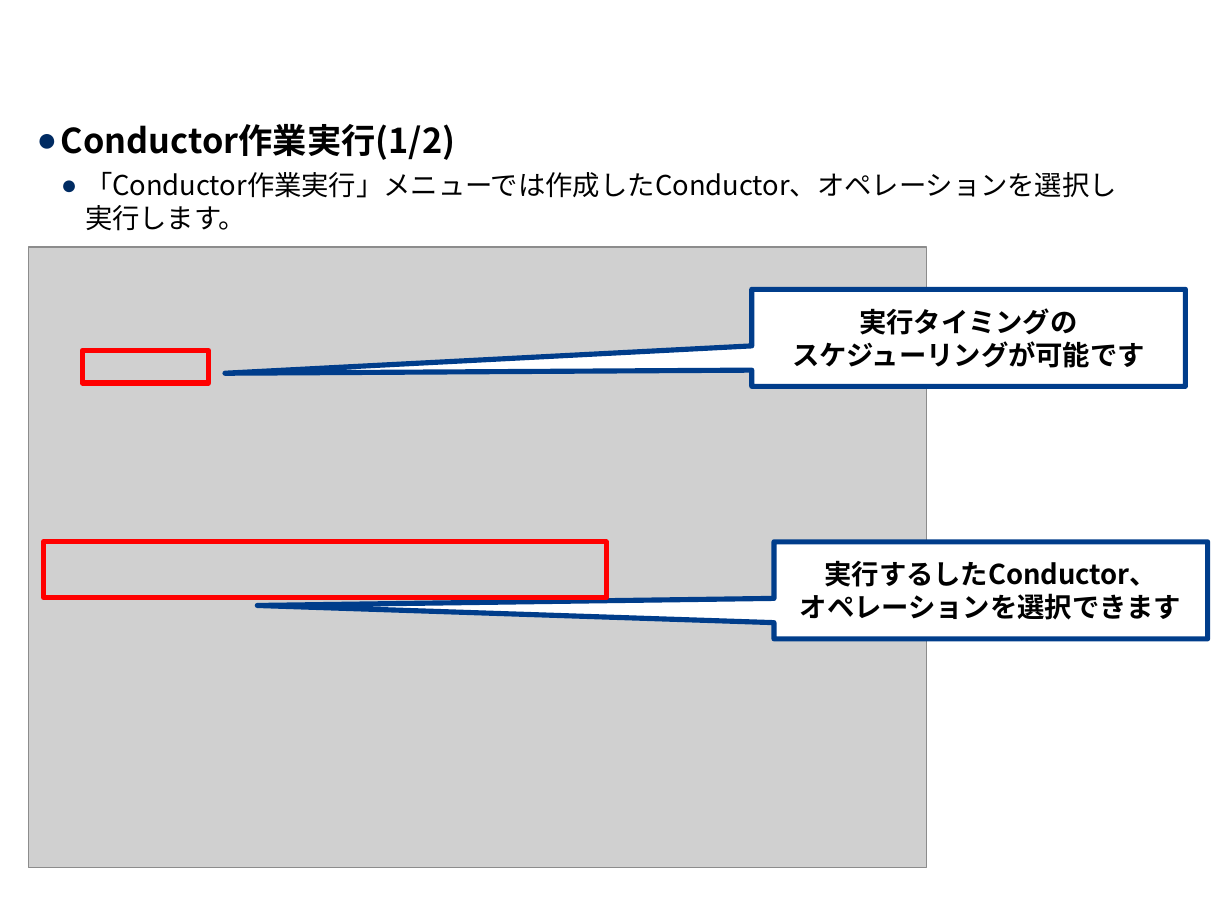
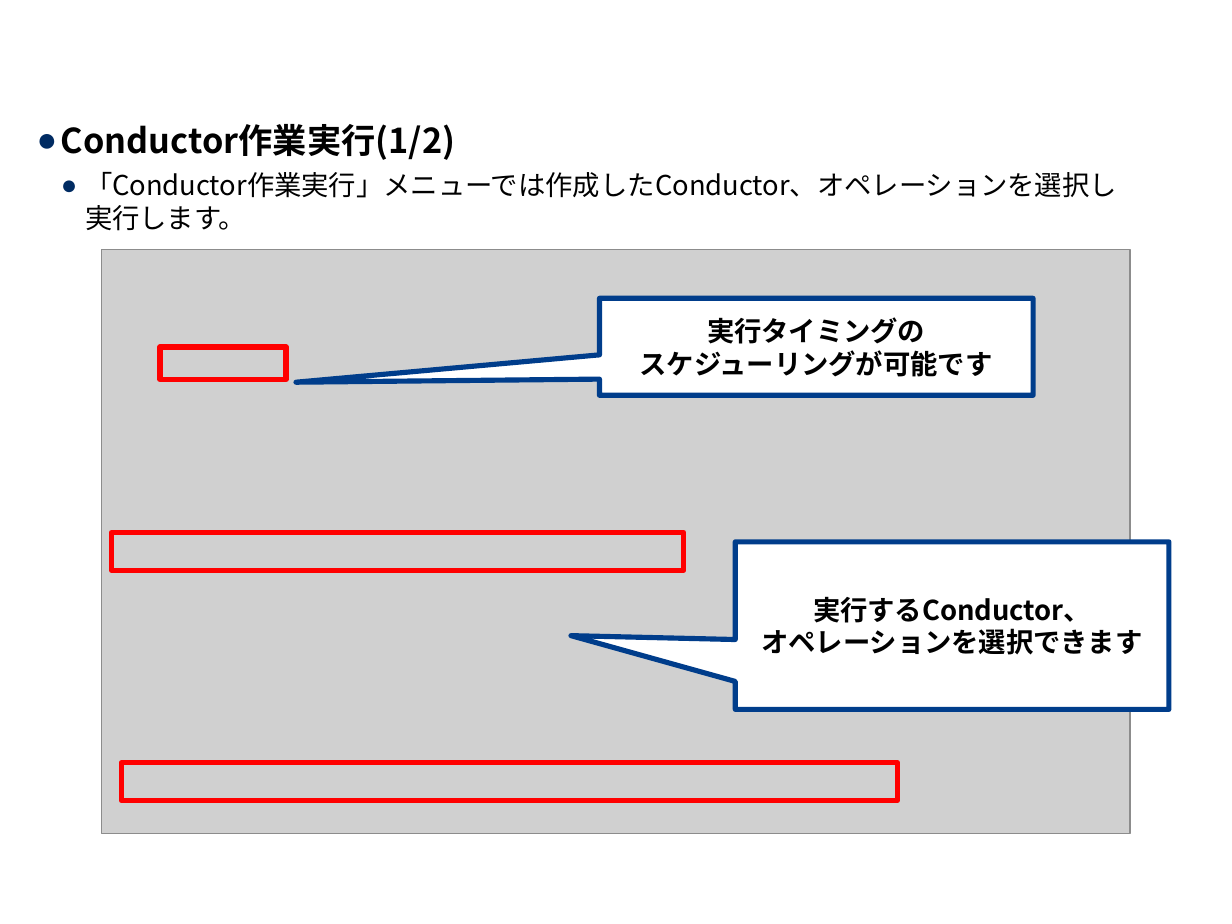
Before and after one commit to exastro-suite/it-automation-docs, a slide deck: slide 13 of asset/Learn_ja/ITA-Conductor_ja.pptx. Drawn at 1232x924 pixels with LibreOffice and Linux fonts; fonts in the diff are those of the drawing; grey boxes stand for pictures; background and template pictures are left out. Boxes give left, top, right and bottom in pixels: in the first picture for what was removed or moved away, otherwise in the second. Text is boxed around its words. In the diff, an @@ line names an element or a change of style, - is before the commit and + after.

```diff
--- a/asset/Learn_ja/ITA-Conductor_ja.pptx
+++ b/asset/Learn_ja/ITA-Conductor_ja.pptx
@@ picture: place and size @@
-picture at (28,246,926,867)
+picture at (102,250,1131,834)
@@ speech box "実行タイミングの スケジューリングが可能です" at (600,298,1034,395): proportions changed @@
@@ speech box "実行タイミングの スケジューリングが可能です": place and size @@
-speech box "実行タイミングの スケジューリングが可能です" at (752,290,1185,387)
+speech box "実行タイミングの スケジューリングが可能です" at (600,298,1034,395)
@@ rectangle: place and size @@
-rectangle at (83,350,208,382)
+rectangle at (160,347,286,379)
@@ rectangle: place and size @@
-rectangle at (43,542,606,598)
+rectangle at (111,532,684,570)
@@ speech box "実行するConductor、 オペレーションを選択できます": place and size @@
-speech box "実行するConductor、 オペレーションを選択できます" at (774,542,1207,639)
+speech box "実行するConductor、 オペレーションを選択できます" at (736,542,1169,710)
@@ speech box "実行するConductor、 オペレーションを選択できます" at (736,542,1169,710): proportions changed @@
@@ text in speech box at (761,596,1142,655): text changed @@
-実行するしたConductor、
-オペレーションを選択できます
+実行するConductor、
+オペレーションを選択できます
@@ rectangle added at (121,763,897,801), outline #FF0000 3 pt @@
```
Also in this commit, not shown: 12 other slides changed, 1 slide added, 1 other file.
